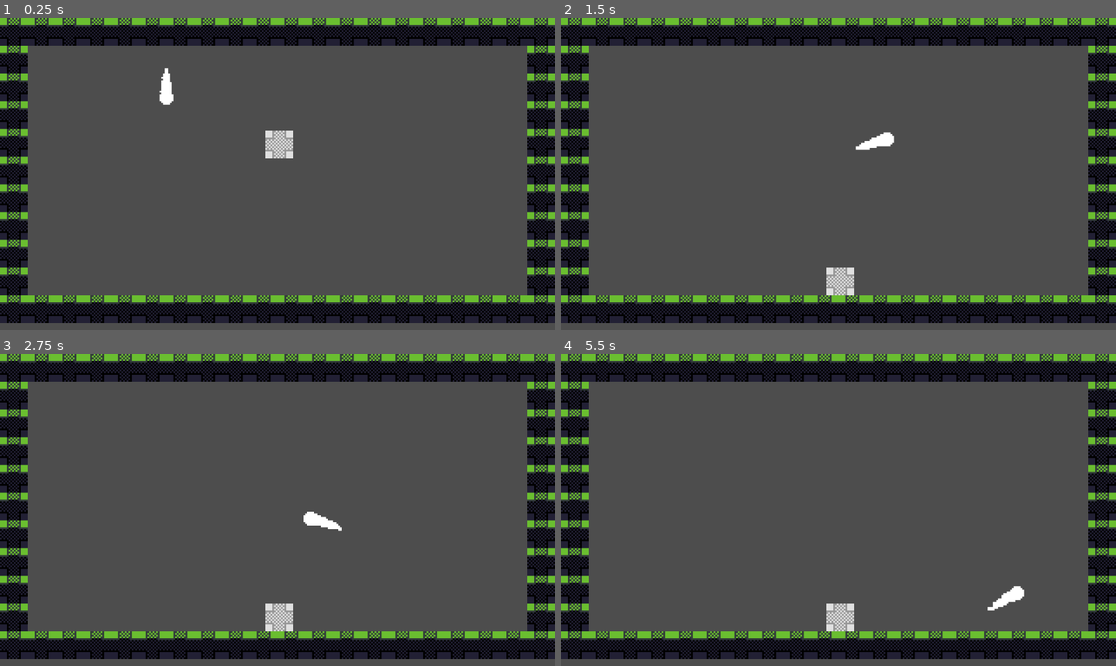
Above: before the commit, frames 1-4 (two rows, left to right).
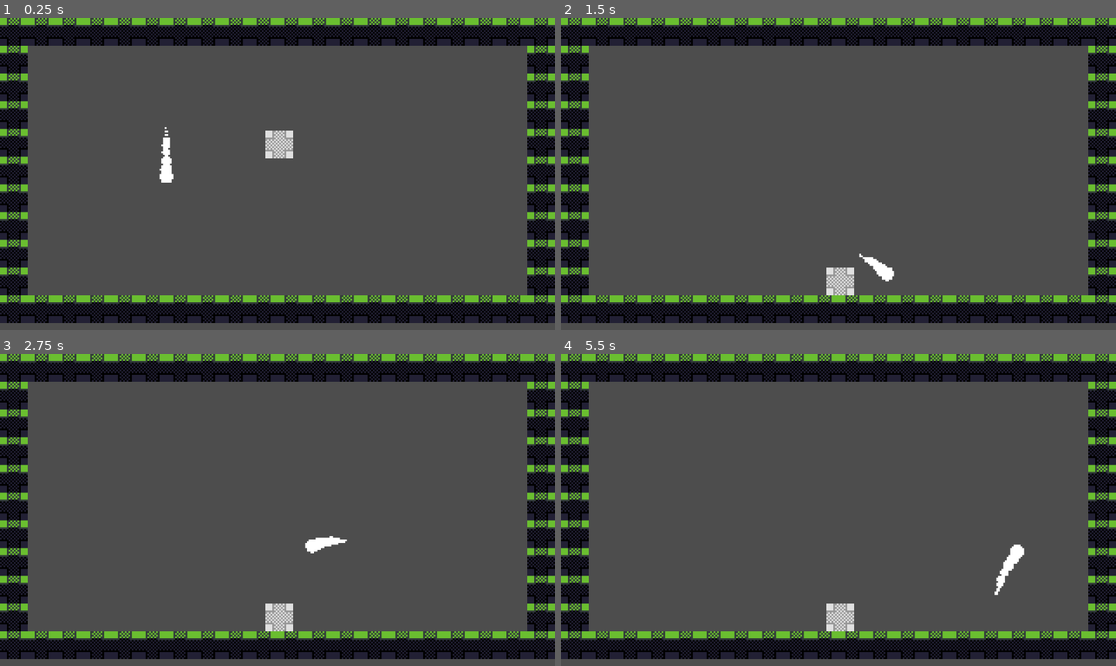
Above: after the commit, the same moments.

Repository: rtyh12/pixel-platformer
Game: Godot game, scene res://main.tscn
The game is run twice, just before and just after one commit, with the same random seed, the same clock (stepped at 60 frames per second) and the same inputs.
Inputs:
- Up to frame 1 (0.25 s): no input
- Up to frame 2 (1.5 s): tap Enter at 0.5 s; hold Space (jump, bound only after the commit) 0.53-1.28 s; hold Right (ui_right) from 0.53 s (still down); tap Space (jump, bound only after the commit) at 1.35 s
- Up to frame 3 (2.75 s): tap Space (jump, bound only after the commit) at 1.52, 1.82 s; release Right (ui_right) at 2.03 s; hold Left (ui_left) from 2.03 s (still down); hold Space (jump, bound only after the commit) from 2.03 s (still down)
- Up to frame 4 (5.5 s): release Left (ui_left) at 2.78 s; release Space (jump, bound only after the commit) at 2.78 s; hold Right (ui_right) 2.78-4.28 s; tap Space (jump, bound only after the commit) at 2.85, 3.02, 3.32, 4.35, 4.52, 4.82 s; hold Space (jump, bound only after the commit) 3.53-4.28 s; hold Left (ui_left) 4.28-5.03 s; hold Right (ui_right) from 5.03 s (still down); hold Space (jump, bound only after the commit) from 5.03 s (still down)

The runs differ from the first frame. In frame 1, 0.5% of the frame differs, in the area x 28-32%, y 16-53%; in frame 2, 0.4%; in frame 3, 0.4%; in frame 4, 0.5%, in the area x 76-84%, y 61-83%.

Commit message:
Add floaty jump

Diff:
--- a/project.godot
+++ b/project.godot
@@ -64,6 +64,11 @@
 "events": [Object(InputEventKey,"resource_local_to_scene":false,"resource_name":"","device":-1,"window_id":0,"alt_press …(182 unchanged characters)…
 ]
 }
+jump={
+"deadzone": 0.5,
+"events": [Object(InputEventKey,"resource_local_to_scene":false,"resource_name":"","device":-1,"window_id":0,"alt_pressed":false,"shift_pressed":false,"ctrl_pressed":false,"meta_pressed":false,"pressed":false,"keycode":0,"physical_keycode":32,"key_label":0,"unicode":32,"echo":false,"script":null)
+]
+}
 
 [physics]
 
--- a/scenes/objects/player.tscn
+++ b/scenes/objects/player.tscn
@@ -20,7 +20,6 @@
 [node name="CharacterBody2D" type="CharacterBody2D" parent="."]
 
 [node name="HairController" type="StaticBody2D" parent="CharacterBody2D"]
-position = Vector2(0, -16)
 script = ExtResource("3_6vsdd")
 
 [node name="CollisionShape2D" type="CollisionShape2D" parent="CharacterBody2D"]
--- a/scripts/PlayerController.gd
+++ b/scripts/PlayerController.gd
@@ -5,22 +5,51 @@
 @export var collision_shape: CollisionShape2D
 @export var run_speed: float
 
+var can_jump = false
+var still_holding_jump_after_jump = false
 
 var speed_vertical = 0
+var floaty_jump_time = 0.7
+
+# Don't forget to add new stopwatches to update_stopwatches()
+var t_since_jump = 0
 
 func _physics_process(delta):
+	# Bookkeeping
+	update_stopwatches(delta)
+	can_jump = cb.is_on_floor()
 	cb.velocity = Vector2.ZERO
 
+	# Collisions
+	if cb.is_on_floor() or cb.is_on_ceiling():
+		speed_vertical = 0
+
 	# Gravity
-	cb.velocity.y += 20
-
-	# Collisions
+	if cb.is_on_floor():
+		speed_vertical += 5
+	else:
+		if t_since_jump < floaty_jump_time and still_holding_jump_after_jump:
+			speed_vertical += 5
+		else:
+			speed_vertical += 12
 
 	# Input
 	if Input.is_action_pressed("ui_right"):
 		cb.velocity.x += run_speed
 	if Input.is_action_pressed("ui_left"):
 		cb.velocity.x -= run_speed
+	if Input.is_action_pressed("jump"):
+		if can_jump:
+			t_since_jump = 0
+			still_holding_jump_after_jump = true
+			speed_vertical += -270
+	if !Input.is_action_pressed("jump"):
+		still_holding_jump_after_jump = false
 
-	print(cb.move_and_slide())
-	print(cb.is_on_floor())
+	# Apply results
+	cb.velocity.y = speed_vertical
+	cb.move_and_slide()
+
+func update_stopwatches(delta):
+	# TODO there HAS to be a better way ;_;
+	t_since_jump += delta
